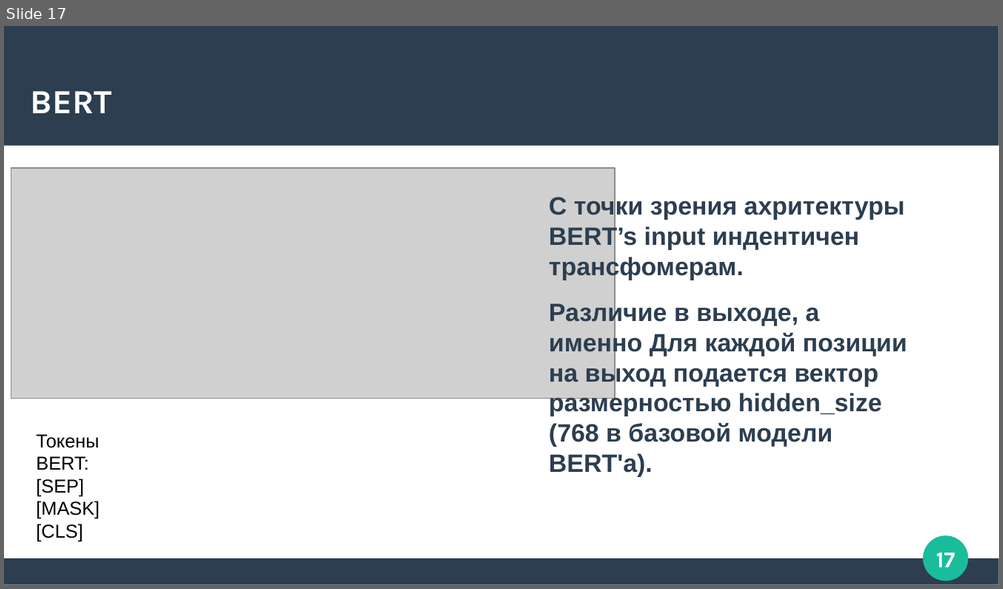
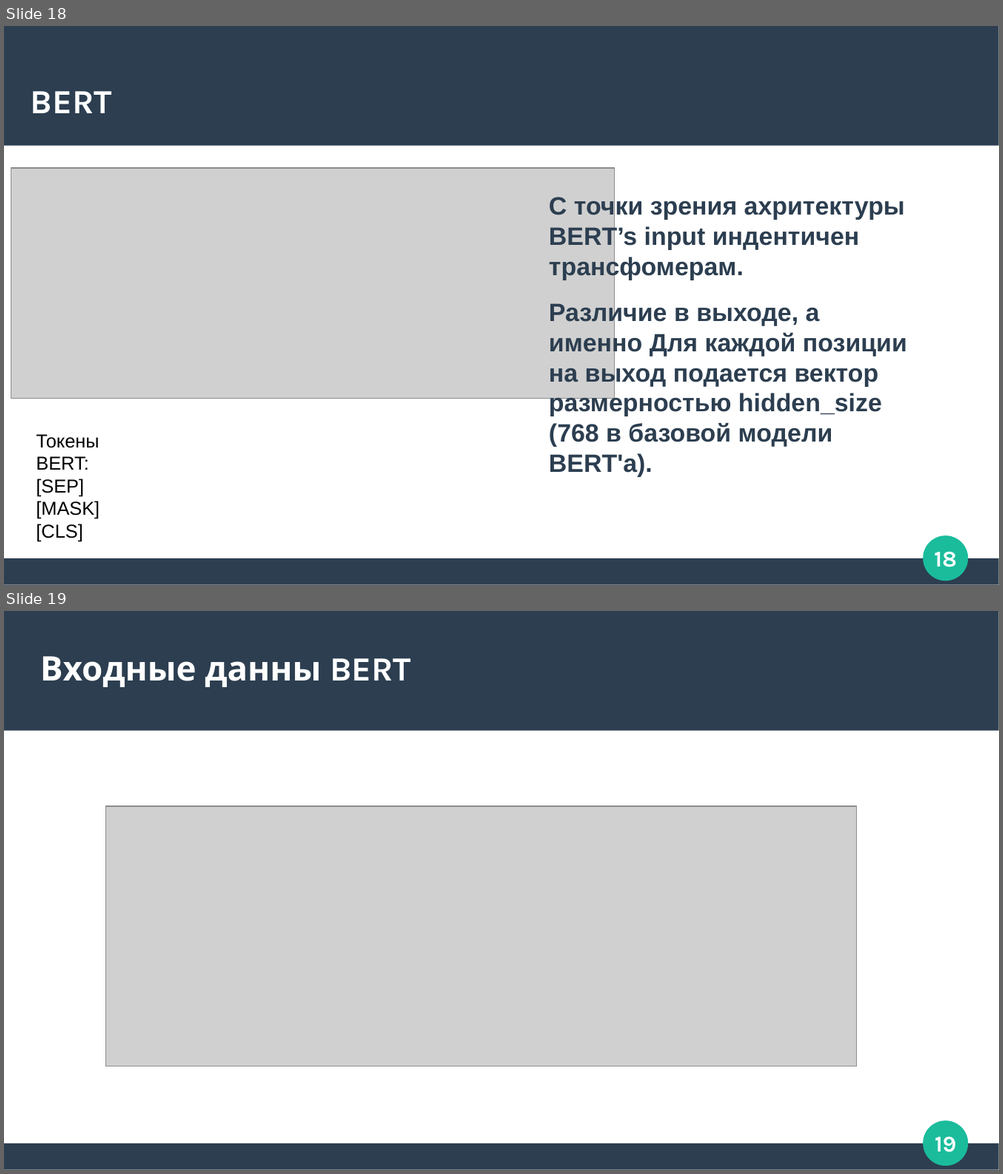
Before and after one commit to Zorinal/FilmBot, a slide deck: Трансфомеры.pptx. Shown one above the other, each under a label of ours: slide 17 before the commit, slides 18 and 19 after it. The pictures are 1003x589 and 1003x1174 pixels, drawn with LibreOffice and Linux fonts; fonts in the diff are those of the drawing; grey boxes stand for pictures. Boxes give left, top, right and bottom in pixels: in the first picture for what was removed or moved away, otherwise in the second. Text is boxed around its words. In the diff, an @@ line names an element or a change of style, - is before the commit and + after.

```diff
--- a/Трансфомеры.pptx
+++ b/Трансфомеры.pptx
@@ slide 19 added at (4, 611, 999, 1170), background #FFFFFF; not listed: 4 template elements that a slide beside it also shows @@
@@ text added at (40, 656, 411, 687), 27 pt, text #FFFFFF, bold @@
+Входные данны BERT
@@ picture added at (106, 807, 857, 1068) @@
@@ what was slide 17 is now slide 18 @@
@@ page number at (933, 552, 956, 568): text changed @@
-17
+18
```
Also in this commit, not shown: 5 slides changed, 2 other slides added, 1 slide removed.
